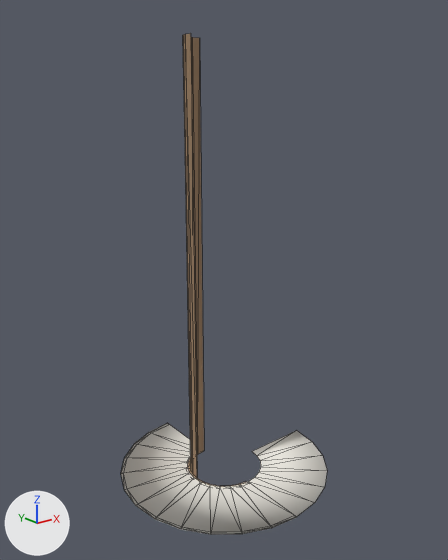
Before and after pictures for a commit that changed the glTF model models/objects/enviroments/09/paper/09_paper_towel_roll_v.glb.
Both versions are drawn from a camera (50 mm lens) standing at (-0.147, -0.264, 0.229) and looking at (0.063, -0.001, 0.124). Every picture has the same lights, and +X, +Y and +Z are marked at lower left. The picture after the commit comes second. Mesh edges are drawn as thin lines. Where no turn or scale is listed for an object, it has been applied to the vertices. Vertices at exactly the same position are counted once.

The first picture shows 'cardboard_core_interior'.
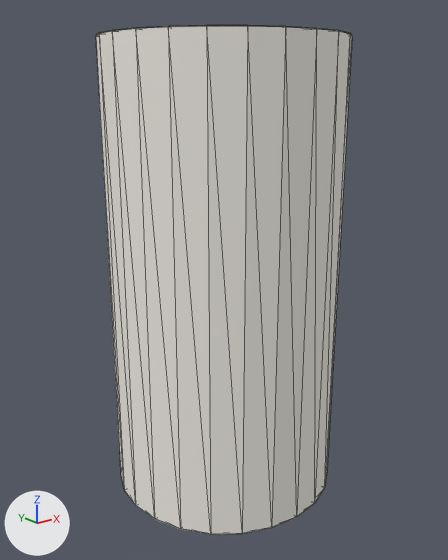
Boxes (x1, y1, x2, y2) around the edits, measured in the pictures (448 x 560 px):
'cardboard_core_interior', reshaped (24% wider)
    before: (121, 33, 327, 534)
    after: (96, 25, 352, 534)
part 1 of me_cardboard_core_interior_002, added
    after: (96, 25, 352, 36)
part 2 of me_cardboard_core_interior_002, added
    after: (96, 26, 352, 534)

Patch to the scene script:
```diff
--- a/models/objects/enviroments/09/paper/09_paper_towel_roll_v.glb.py
+++ b/models/objects/enviroments/09/paper/09_paper_towel_roll_v.glb.py
@@ me_cardboard_core_interior_002 @@
 # used by ob_cardboard_core_interior; location = (0.0, 0.0, 0.1276)
-me_cardboard_core_interior_002.from_pydata(...)  # 97 vertices, 96 faces; spans x 0.0..0.128, y -0.064..0.064, z -0.126..0.126
+me_cardboard_core_interior_002.from_pydata(...)  # 288 vertices, 384 faces; spans x 0.0..0.128, y -0.064..0.064, z -0.126..0.126
+# me_cardboard_core_interior_002 part 1: a new loose piece of 48 vertices spanning x 0.0..0.128, y -0.064..0.064, z 0.125, in mat_paper_underside_003 (white #ebeae3)
+# me_cardboard_core_interior_002 part 2
+# 107 vertices are added at x 0.04..0.128, y -0.062..0.062, z -0.126..0.126
+# 19 new vertices lie (0.0, 0.0, 0.25) away from vertices in x 0.0..0.128, y -0.064..0.064, z -0.125
+# 6 new vertices lie (0.0, 0.0, 0.252) away from vertices in x 0.044..0.064, y -0.021..-0.005, z -0.126
+# 11 new vertices lie (0.0, 0.0, 0.252) away from vertices in x 0.069..0.085, y -0.02..0.02, z -0.126
+# 36 new faces join them, mat_cardboard_inner_shadow_002 (brown #9e8165)
+# 108 new faces join them, mat_paper_towel_cream (white #f1eee6)
+# 24 new faces join them, mat_paper_underside_003 (white #ebeae3)
+# 72 new faces join them, mat_recycled_cardboard_tube_002 (beige #c7a884)
 me_cardboard_core_interior_002.materials.append(mat_cardboard_inner_shadow_002)
```
